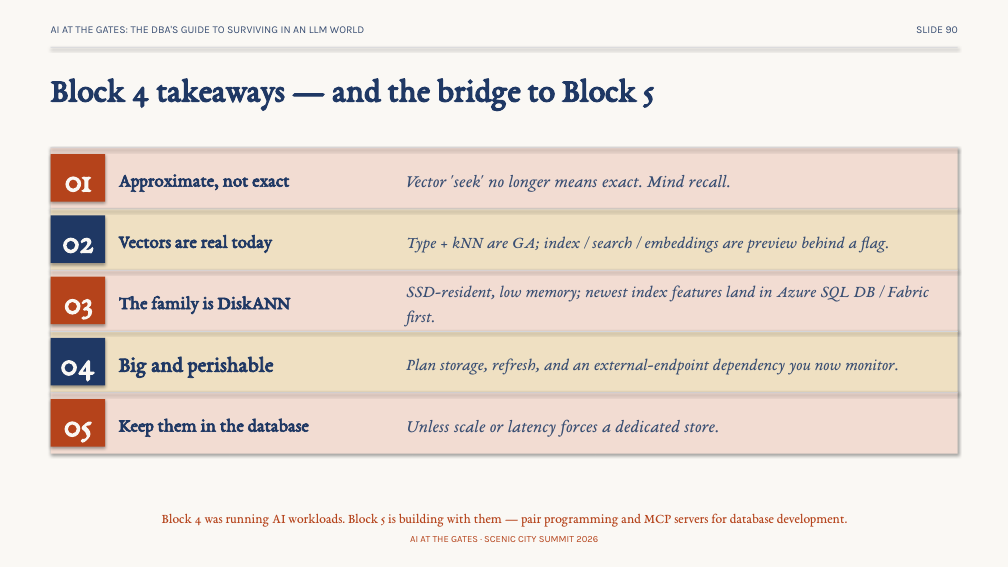
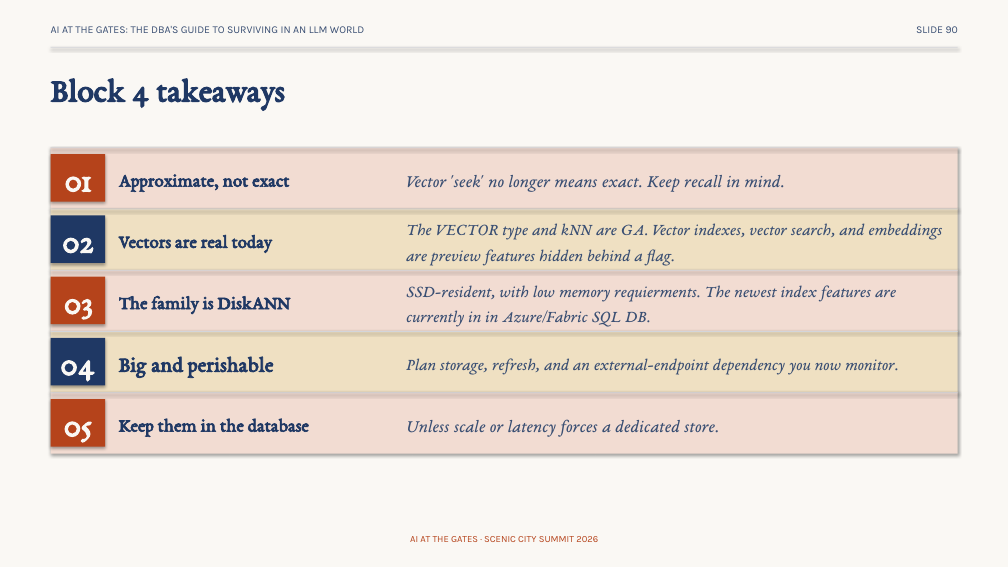
Before and after one commit to feaselkl/AI-at-the-Gates, a slide deck: slide 90 of slides/scenic-city-aigates-precon.pptx. Drawn at 1008x567 pixels with LibreOffice and Linux fonts; fonts in the diff are those of the drawing. Boxes give left, top, right and bottom in pixels: in the first picture for what was removed or moved away, otherwise in the second. Text is boxed around its words. In the diff, an @@ line names an element or a change of style, - is before the commit and + after.

```diff
--- a/slides/scenic-city-aigates-precon.pptx
+++ b/slides/scenic-city-aigates-precon.pptx
@@ text at [51, 78, 284, 110]: text changed @@
-Block 4 takeaways — and the bridge to Block 5
+Block 4 takeaways
@@ text at [406, 175, 784, 192]: text changed @@
-Vector 'seek' no longer means exact. Mind recall.
+Vector 'seek' no longer means exact. Keep recall in mind.
@@ text at [406, 223, 942, 266]: text changed @@
-Type + kNN are GA; index / search / embeddings are preview behind a flag.
+The VECTOR type and kNN are GA. Vector indexes, vector search, and embeddings are preview features hidden behind a flag.
@@ text at [406, 285, 896, 327]: text changed @@
-SSD-resident, low memory; newest index features land in Azure SQL DB / Fabric first.
+SSD-resident, with low memory requierments. The newest index features are currently in in Azure/Fabric SQL DB.
@@ text removed at [162, 513, 848, 527] @@
-Block 4 was running AI workloads. Block 5 is building with them — pair programming and MCP servers for database development.
```
Also in this commit, not shown: 71 other slides changed, 2 slides added, 2 slides removed.
